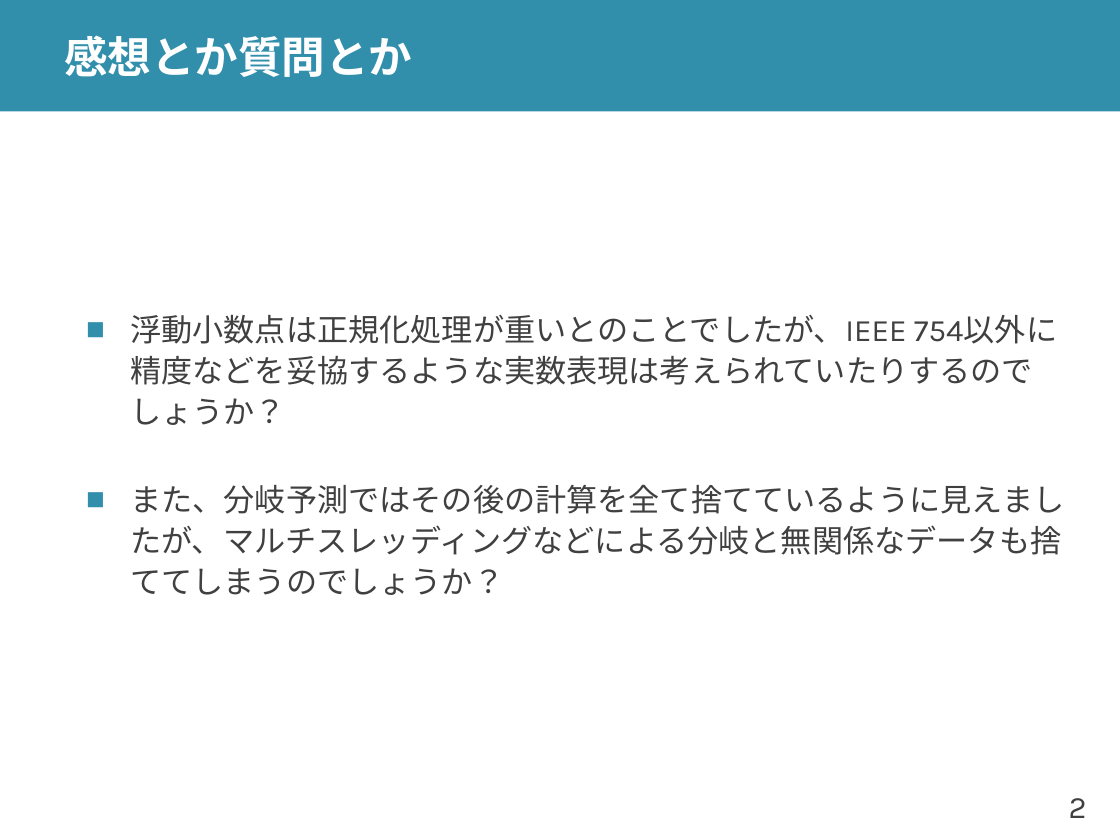
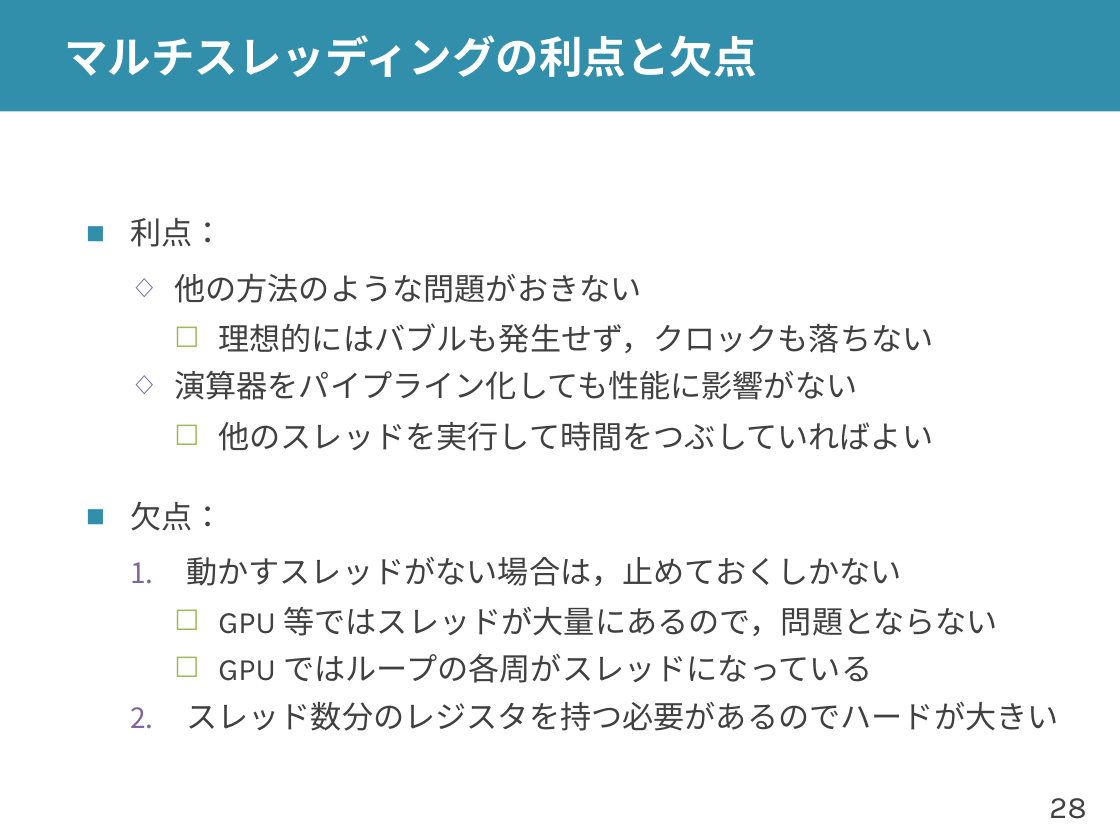
Before and after one commit to shioyadan/advanced-computer-organization, a slide deck: slide 28 of aco-shioya-05.pptx (slide 2 before the commit). Drawn at 1120x840 pixels with LibreOffice and Linux fonts; fonts in the diff are those of the drawing. Boxes give left, top, right and bottom in pixels: in the first picture for what was removed or moved away, otherwise in the second. Text is boxed around its words. In the diff, an @@ line names an element or a change of style, - is before the commit and + after.

Commit message:
第4回でおわらなかった非構造ハザードを次の回に移動

```diff
--- a/aco-shioya-05.pptx
+++ b/aco-shioya-05.pptx
@@ title at (x1=64, y1=35, x2=757, y2=77): text changed @@
-感想とか質問とか
+マルチスレッディングの利点と欠点
@@ text at (x1=130, y1=218, x2=1058, y2=731): text changed @@
-■ 浮動小数点は正規化処理が重いとのことでしたが、IEEE 754以外に精度などを妥協するような実数表現は考えられていたりするのでしょうか？
-■ また、分岐予測ではその後の計算を全て捨てているように見えましたが、マルチスレッディングなどによる分岐と無関係なデータも捨ててしまうのでしょうか？
+■ 利点：
+  ◇ 他の方法のような問題がおきない
+    ☐ 理想的にはバブルも発生せず，クロックも落ちない
+  ◇ 演算器をパイプライン化しても性能に影響がない
+    ☐ 他のスレッドを実行して時間をつぶしていればよい
+■ 欠点：
+  1. 動かすスレッドがない場合は，止めておくしかない
+    ☐ GPU 等ではスレッドが大量にあるので，問題とならない
+    ☐ GPU ではループの各周がスレッドになっている
+  2. スレッド数分のレジスタを持つ必要があるのでハードが大きい
@@ page number at (x1=1049, y1=798, x2=1086, y2=819): text changed @@
-2
+28
```
Also in this commit, not shown: 7 other slides changed, 30 slides added, 7 slides removed, 3 other files.
